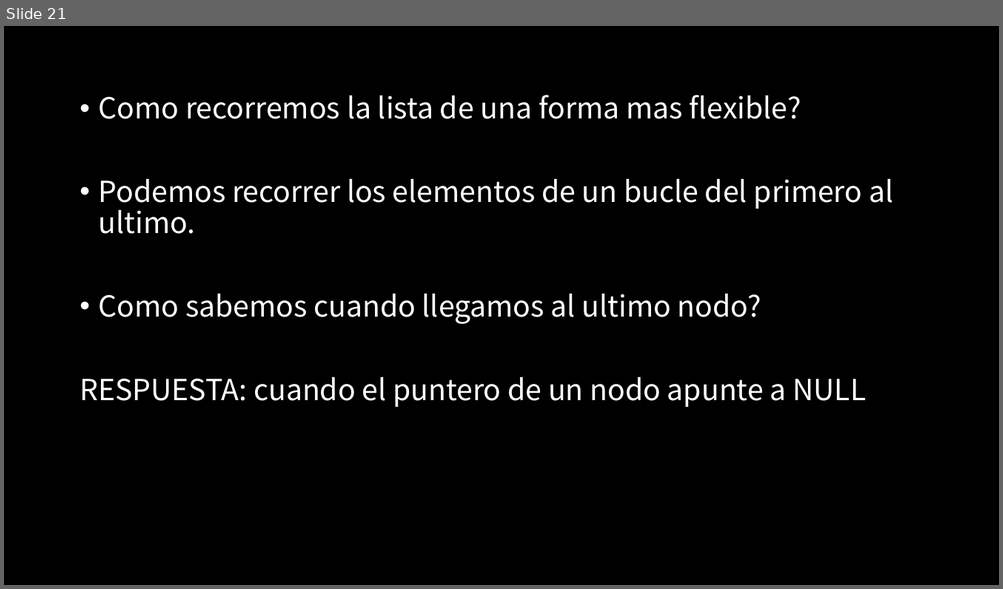
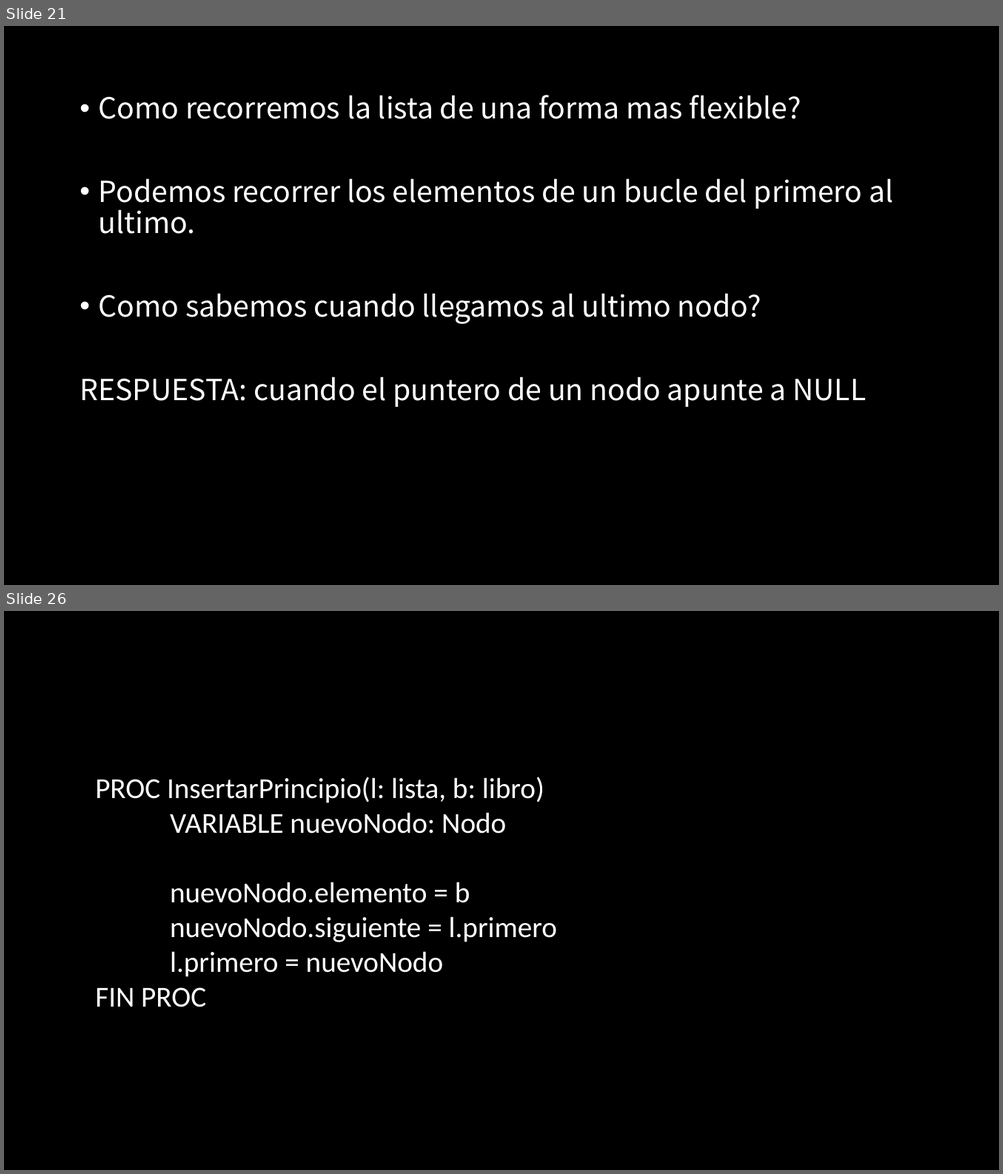
Before and after one commit to jcontrolresearch/DataStructure, a slide deck: Documents/Slides/Chapter_1-LinkedList/[1]Estructura de datos-Listas_enlazadas_intro.pptx. Shown one above the other, each under a label of ours: slide 21 before the commit, slides 21 and 26 after it; the slides between them are not shown. The pictures are 1003x589 and 1003x1174 pixels, drawn with LibreOffice and Linux fonts; fonts in the diff are those of the drawing. Boxes give left, top, right and bottom in pixels: in the first picture for what was removed or moved away, otherwise in the second. Text is boxed around its words. In the diff, an @@ line names an element or a change of style, - is before the commit and + after.

```diff
--- a/Documents/Slides/Chapter_1-LinkedList/[1]Estructura de datos-Listas_enlazadas_intro.pptx
+++ b/Documents/Slides/Chapter_1-LinkedList/[1]Estructura de datos-Listas_enlazadas_intro.pptx
@@ slide 26 added at [4, 611, 999, 1170], background #000000 @@
@@ text added at [95, 777, 557, 1008], 28 pt, text #FFFFFF @@
+PROC InsertarPrincipio(l: lista, b: libro)
+VARIABLE nuevoNodo: Nodo
+nuevoNodo.elemento = b
+nuevoNodo.siguiente = l.primero
+l.primero = nuevoNodo
+FIN PROC
```
Also in this commit, not shown: 15 other slides added, 5 other files.
